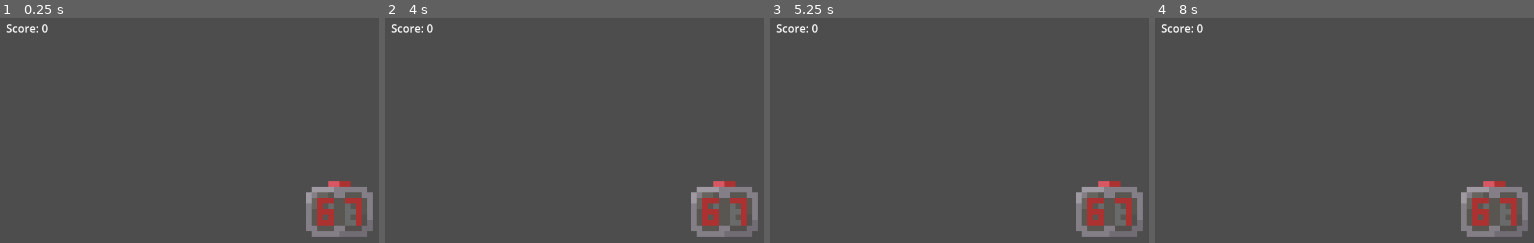
Above: before the commit, frames 1-4 (left to right).
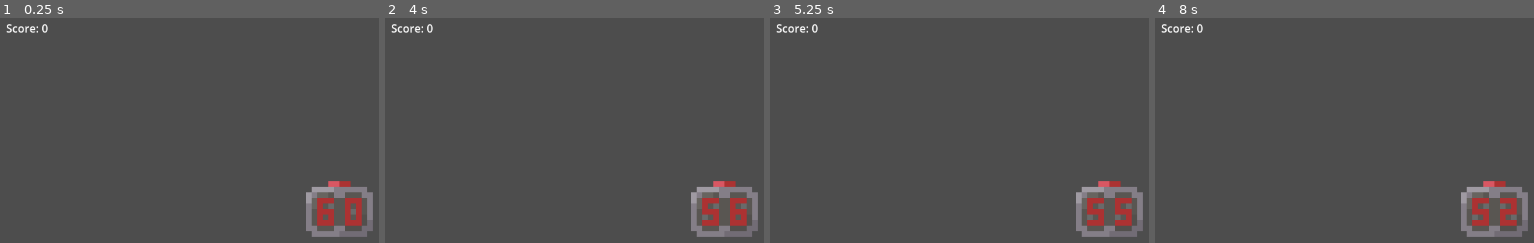
Above: after the commit, the same moments.

Repository: GragonGit/Too-Many-Timers
Game: Godot game, scene res://main.tscn
Same seed, same stepped clock (60 frames per second), same inputs: the game is played once before the commit and once after it.
Inputs (mouse positions are in pixels of both pictures, inside the frame that each line leads up to):
- Up to frame 1 (0.25 s): no input
- Up to frame 2 (4 s): tap Enter at 0.5, 2, 3.5 s; move the mouse to (726, 182) at 0.52 s; click (726, 182) at 0.67 s; tap Space at 1.25, 2.75 s; move the mouse to (outside the picture) at 1.27 s; click (outside the picture) at 1.42 s; move the mouse to (outside the picture) at 2.02 s; click (outside the picture) at 2.17 s; move the mouse to (outside the picture) at 2.77 s; click (outside the picture) at 2.92 s; move the mouse to (outside the picture) at 3.52 s; click (outside the picture) at 3.67 s
- Up to frame 3 (5.25 s): tap Space at 4.25 s; move the mouse to (925, 166) at 4.27 s; click (925, 166) at 4.42 s; move the mouse to (outside the picture) at 5.02 s; click (outside the picture) at 5.17 s
- Up to frame 4 (8 s): move the mouse to (1431, 121) at 5.77 s; click (1431, 121) at 5.92 s; move the mouse to (outside the picture) at 6.52 s; click (outside the picture) at 6.67 s; move the mouse to (outside the picture) at 7.27 s; click (outside the picture) at 7.42 s

The runs differ from the first frame. In frame 1, 0.2% of the frame differs, in the area x 91-94%, y 82-93%; in frame 2, 0.3%, in the area x 83-96%, y 82-93%; in frame 3, 0.3%; in frame 4, 0.3%.

Commit message:
Cool timer

Diff:
--- a/Timer/BaseTimer.gd
+++ b/Timer/BaseTimer.gd
@@ -22,7 +22,7 @@
 # !SECTION
 # SECTION Godot Lifecycle
 func _ready() -> void:
-	current_value = reset_value
+	_set_value(reset_value)
 	_is_running = !start_paused
 	_is_game_over = false
 
--- a/Timer/DigitalClock/DigitalClock.gd
+++ b/Timer/DigitalClock/DigitalClock.gd
@@ -2,6 +2,24 @@
 
 signal reset
 
+@export var digits_texture: CompressedTexture2D
+@export var digit_size: Vector2i = Vector2i(3, 5)
+
+var seconds0: int = 0
+var seconds1: int = 0
+
 func press_reset_button_area2d(_viewport: Node, event: InputEvent, _shape_idx: int) -> void:
 	if event is InputEventMouseButton and event.button_index == MOUSE_BUTTON_LEFT and event.pressed:
 		reset.emit()
+
+func on_value_changed(value: float) -> void:
+	seconds0 = int(value) % 10
+	seconds1 = int(value) / 10
+	print("Value " + str(value) + " sec " + str(seconds1))
+	queue_redraw()
+
+func _draw() -> void:
+	var src0 := Rect2(Vector2(seconds0 * digit_size.x, 0), Vector2(digit_size))
+	draw_texture_rect_region(digits_texture, Rect2(Vector2(1, -1), Vector2(digit_size)), src0)
+	var src1 := Rect2(Vector2(seconds1 * digit_size.x, 0), Vector2(digit_size))
+	draw_texture_rect_region(digits_texture, Rect2(Vector2(-4, -1), Vector2(digit_size)), src1)
--- a/Timer/DigitalClock/DigitalClock.tscn
+++ b/Timer/DigitalClock/DigitalClock.tscn
@@ -2,16 +2,18 @@
 
 [ext_resource type="SpriteFrames" uid="uid://dg215tlx0gjnu" path="res://Timer/DigitalClock/DigitalClockAnim.tres" id="1_38c5i"]
 [ext_resource type="Script" uid="uid://m2i3oij8shxy" path="res://Timer/DigitalClock/DigitalClock.gd" id="2_sf7an"]
+[ext_resource type="Texture2D" uid="uid://bjeum4yq2anuj" path="res://Timer/DigitalClock/Digits.png" id="3_tsvx5"]
 [ext_resource type="Script" uid="uid://dbwsyn35pn7su" path="res://Timer/BaseTimer.gd" id="3_yja6s"]
 
 [sub_resource type="RectangleShape2D" id="RectangleShape2D_g4v7s"]
-size = Vector2(13, 6.5)
+size = Vector2(12, 8)
 
 [node name="DigitalClock" type="AnimatedSprite2D" unique_id=548302011]
 scale = Vector2(8, 8)
 sprite_frames = ExtResource("1_38c5i")
 animation = &"release"
 script = ExtResource("2_sf7an")
+digits_texture = ExtResource("3_tsvx5")
 
 [node name="Area2D" type="Area2D" parent="." unique_id=448561039]
 
@@ -25,3 +27,4 @@
 
 [connection signal="reset" from="." to="BaseTimer" method="press_reset_button"]
 [connection signal="input_event" from="Area2D" to="." method="press_reset_button_area2d"]
+[connection signal="value_changed" from="BaseTimer" to="." method="on_value_changed"]
Binary file changed: Timer/DigitalClock/DigitalClock.png
Binary file added: Timer/DigitalClock/Digits.png
Not shown, added: Timer/DigitalClock/Digits.png.import
